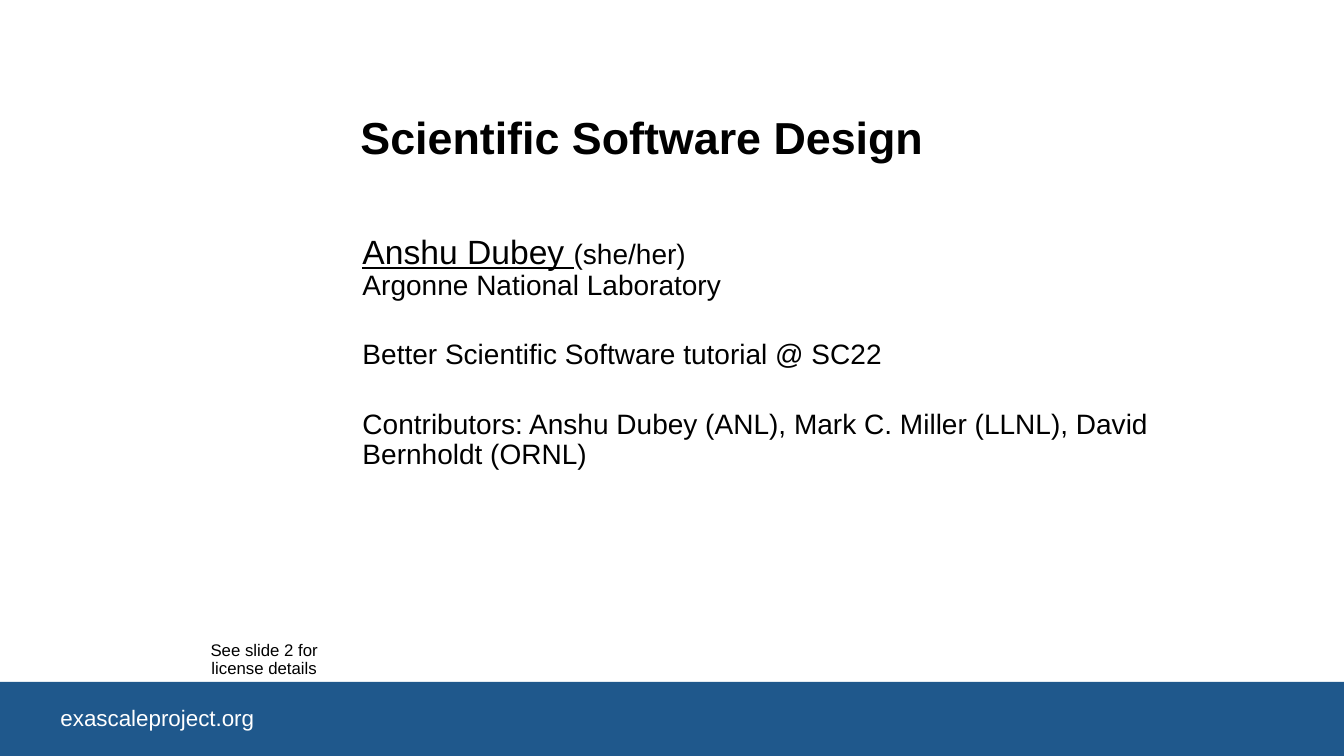
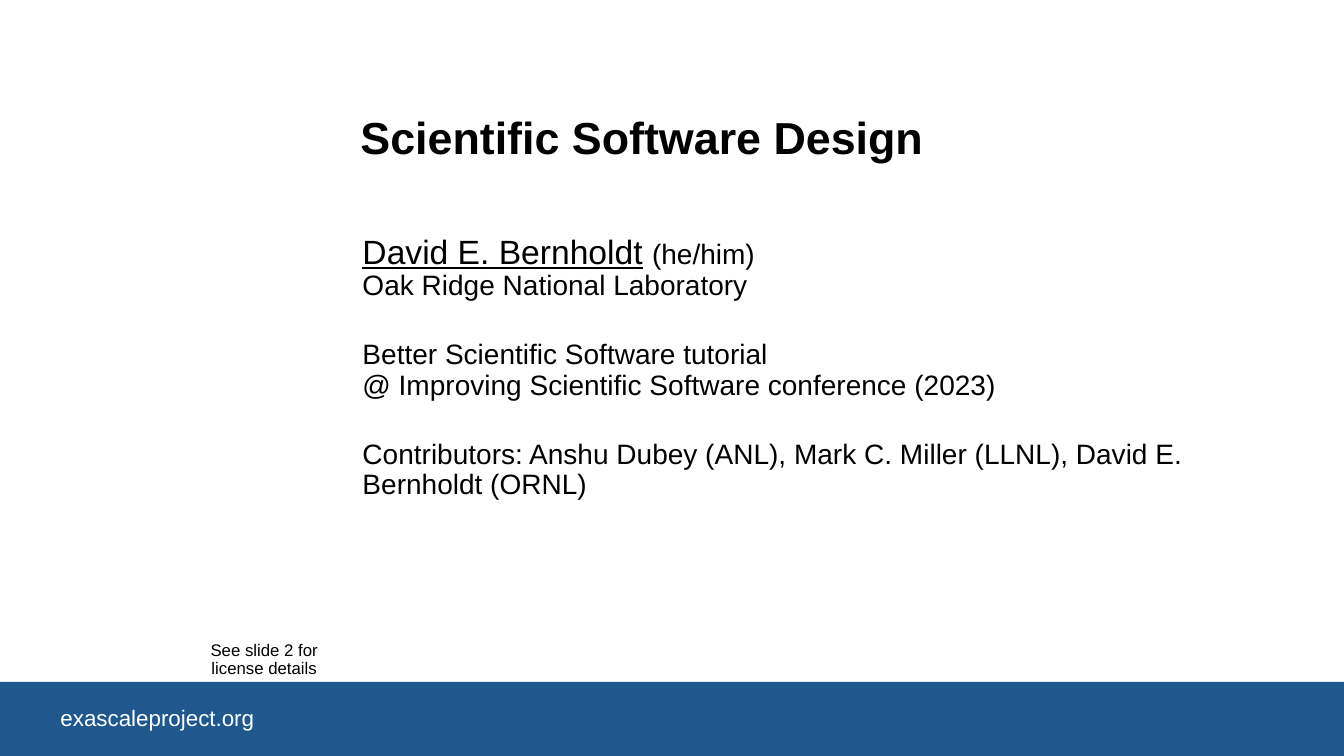
Before and after one commit to bssw-tutorial/presentations, a slide deck: slide 1 of design.pptx. Drawn at 1344x756 pixels with LibreOffice and Linux fonts; fonts in the diff are those of the drawing; background and template pictures are left out. Boxes give left, top, right and bottom in pixels: in the first picture for what was removed or moved away, otherwise in the second. Text is boxed around its words. In the diff, an @@ line names an element or a change of style, - is before the commit and + after.

```diff
--- a/design.pptx
+++ b/design.pptx
@@ subtitle at bbox=[362, 239, 1181, 499]: text changed @@
-Anshu Dubey (she/her)
-Argonne National Laboratory
-Better Scientific Software tutorial @ SC22
-Contributors: Anshu Dubey (ANL), Mark C. Miller (LLNL), David Bernholdt (ORNL)
+David E. Bernholdt (he/him)
+Oak Ridge National Laboratory
+Better Scientific Software tutorial
+@ Improving Scientific Software conference (2023)
+Contributors: Anshu Dubey (ANL), Mark C. Miller (LLNL), David E. Bernholdt (ORNL)
```
Also in this commit, not shown: 2 other slides changed, 8 other files.
